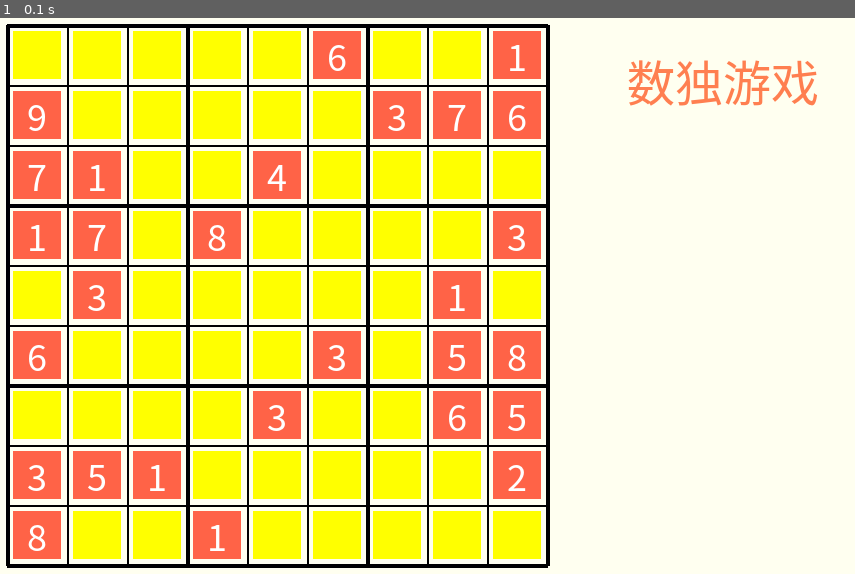
Above: before the commit, frame 1.
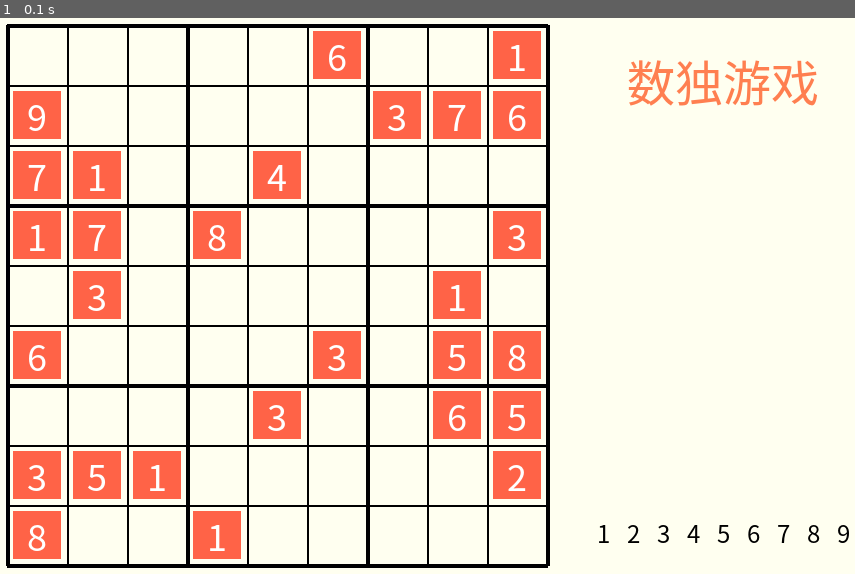
Above: after the commit, the same moment.

Repository: seancheng33/PygameProject
Game: pygame game, started from sudoku/Sudoku.py
Same seed, same stepped clock (60 frames per second), same inputs: the game is played once before the commit and once after it.
Inputs:
- Up to frame 1 (0.1 s): no input

The runs differ from the first frame. In frame 1, 26% of the frame differs, in the area x 1-100%, y 2-98%.

Commit message:
数字的统计显示

Diff:
--- a/sudoku/game_draw.py
+++ b/sudoku/game_draw.py
@@ -9,6 +9,15 @@
 from sudoku.SetVar import SetVar
 
 setting = SetVar()
+
+
+def statistics(gameArray):
+    # 统计游戏数组中各个数字出现的次数。
+    num_dict = {}
+    for item in gameArray:
+        for num in item:
+            num_dict[num] = num_dict.get(num, 0)+1
+    return num_dict
 
 
 def draw_background(screen):
@@ -33,6 +42,47 @@
     titleRect.topleft = 650, 50
     screen.blit(titleText, titleRect)
 
+    num1Text = setting.TEXTFONT.render('1', True, setting.COLOR_DICT['black'])
+    num2Text = setting.TEXTFONT.render('2', True, setting.COLOR_DICT['black'])
+    num3Text = setting.TEXTFONT.render('3', True, setting.COLOR_DICT['black'])
+    num4Text = setting.TEXTFONT.render('4', True, setting.COLOR_DICT['black'])
+    num5Text = setting.TEXTFONT.render('5', True, setting.COLOR_DICT['black'])
+    num6Text = setting.TEXTFONT.render('6', True, setting.COLOR_DICT['black'])
+    num7Text = setting.TEXTFONT.render('7', True, setting.COLOR_DICT['black'])
+    num8Text = setting.TEXTFONT.render('8', True, setting.COLOR_DICT['black'])
+    num9Text = setting.TEXTFONT.render('9', True, setting.COLOR_DICT['black'])
+
+    num1Rect = num1Text.get_rect()
+    num2Rect = num2Text.get_rect()
+    num3Rect = num3Text.get_rect()
+    num4Rect = num4Text.get_rect()
+    num5Rect = num5Text.get_rect()
+    num6Rect = num6Text.get_rect()
+    num7Rect = num7Text.get_rect()
+    num8Rect = num8Text.get_rect()
+    num9Rect = num9Text.get_rect()
+
+    num1Rect.topleft = 620, 520
+    num2Rect.topleft = 650, 520
+    num3Rect.topleft = 680, 520
+    num4Rect.topleft = 710, 520
+    num5Rect.topleft = 740, 520
+    num6Rect.topleft = 770, 520
+    num7Rect.topleft = 800, 520
+    num8Rect.topleft = 830, 520
+    num9Rect.topleft = 860, 520
+
+    screen.blit(num1Text, num1Rect)
+    screen.blit(num2Text, num2Rect)
+    screen.blit(num3Text, num3Rect)
+    screen.blit(num4Text, num4Rect)
+    screen.blit(num5Text, num5Rect)
+    screen.blit(num6Text, num6Rect)
+    screen.blit(num7Text, num7Rect)
+    screen.blit(num8Text, num8Rect)
+    screen.blit(num9Text, num9Rect)
+
+
 
 def draw_tile(screen, color, start_posx, start_posy, tile_width, tile_height):
     # 将这个rect给return出去，是为了方便下面的文字可以获取这个rect的信息，做对齐用
@@ -42,7 +92,7 @@
 def draw_gameArray(screen, gameArray):
     posx,posy = pygame.mouse.get_pos()
     pressed = pygame.mouse.get_pressed()
-    selected = False
+
     for row in range(len(gameArray)):
         for col in range(len(gameArray[row])):
             if gameArray[row][col] != '0':
@@ -56,10 +106,12 @@
 
             else:
                 # 这里是绘制元素为零的贴片
-                tile = draw_tile(screen, setting.COLOR_DICT['yellow'], 60 * col + 30 + 6, 60 * row + 30 + 6,
+                tile = draw_tile(screen, setting.COLOR_DICT['ivory'], 60 * col + 30 + 6, 60 * row + 30 + 6,
                                  48, 48)
                 # 元素为零的贴片，需要可以点击，然后可以填充数字
                 if tile.collidepoint(posx, posy):
                     for event in pressed:
                         if event == 1:
-                            selected = True
+                            pass
+
+    num1Rect = pygame.draw.rect(screen, setting.COLOR_DICT['orange'], (620, 510, 10, -80))
Not shown, changed: sudoku/readme.md
